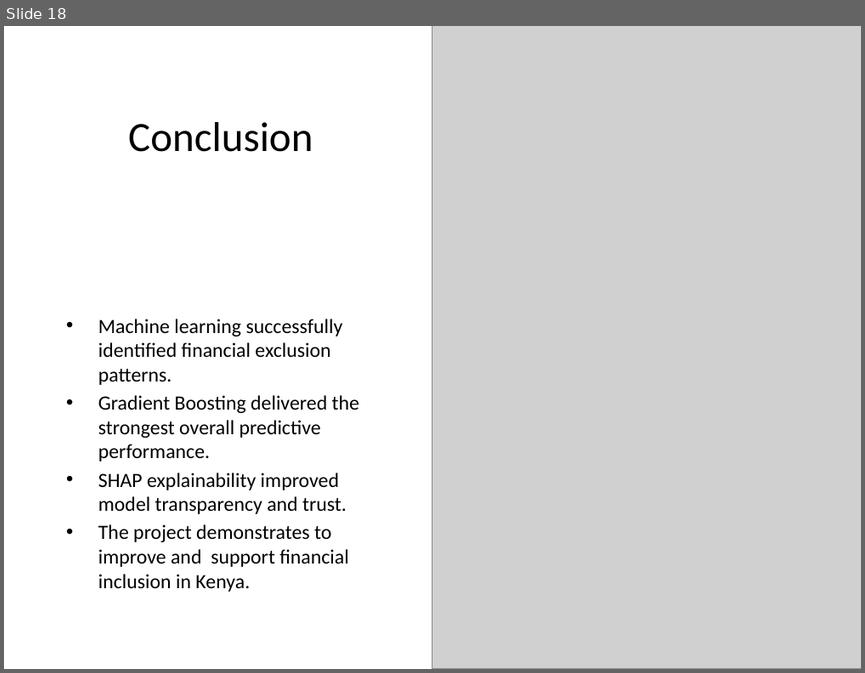
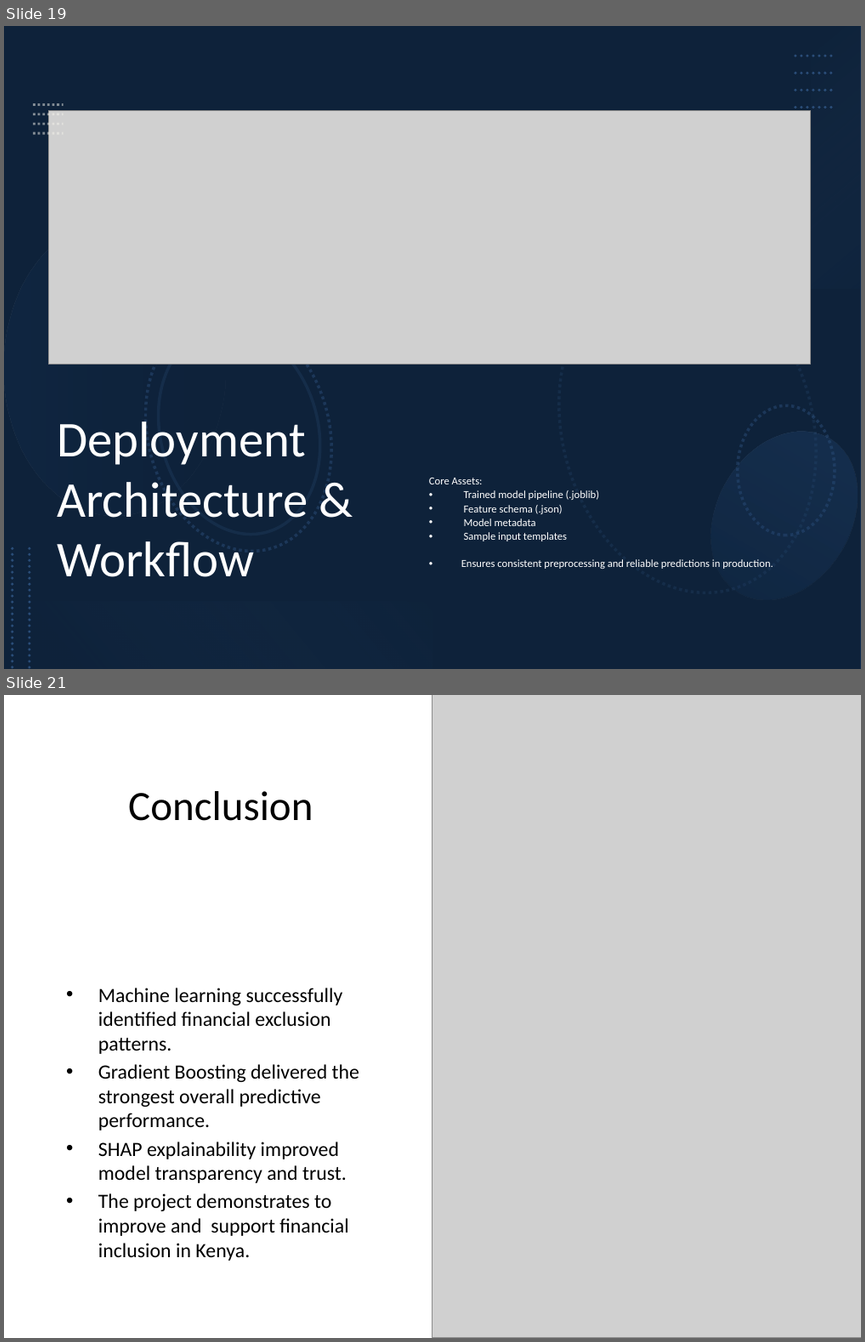
Before and after one commit to ChairoSolutions/Kenya-financial-inclusion-risk, a slide deck: Presentation/Financial_Inclusion_Presentation.pptx. Shown one above the other, each under a label of ours: slide 18 before the commit, slides 19 and 21 after it; the slides between them are not shown. The pictures are 865x673 and 865x1342 pixels, drawn with LibreOffice and Linux fonts; fonts in the diff are those of the drawing; grey boxes stand for pictures. Boxes give left, top, right and bottom in pixels: in the first picture for what was removed or moved away, otherwise in the second. Text is boxed around its words. In the diff, an @@ line names an element or a change of style, - is before the commit and + after.

```diff
--- a/Presentation/Financial_Inclusion_Presentation.pptx
+++ b/Presentation/Financial_Inclusion_Presentation.pptx
@@ slide 19 added at [4,26,861,669], background #FFFFFF @@
@@ rectangle added at [4,26,861,669], fill #1F497D @@
@@ rectangle added at [4,26,861,669], fill #000000 at 53% opacity @@
@@ rectangle added at [812,26,861,288], fill gradient #8EB4E3 to #17375E @@
@@ group added at [33,105,64,133]: 4 lines @@
@@ picture added at [48,110,811,363] @@
@@ group added at [795,56,834,108]: 4 lines @@
@@ group added at [4,221,861,626]: 6 ellipses @@
@@ ellipse added at [682,404,861,626], fill gradient #17375E to #558ED5 @@
@@ title added at [57,421,307,577], 42 pt, text #FFFFFF @@
+Deployment Architecture & Workflow
@@ text added at [429,477,773,568], 9 pt, text #FFFFFF @@
+Core Assets:
+• Trained model pipeline (.joblib)
+• Feature schema (.json)
+• Model metadata
+• Sample input templates
+• Ensures consistent preprocessing and reliable predictions in production.
@@ line added from (12, 548) to (12, 669), #0F243E 2.5 pt dashed @@
@@ line added from (30, 548) to (30, 669), #0F243E 2.5 pt dashed @@
@@ rectangle added at [4,601,432,669], fill gradient #0F243E to #558ED5 @@
@@ what was slide 18 is now slide 21 @@
```
Also in this commit, not shown: 1 slide changed, 3 other slides added, 1 other file.
